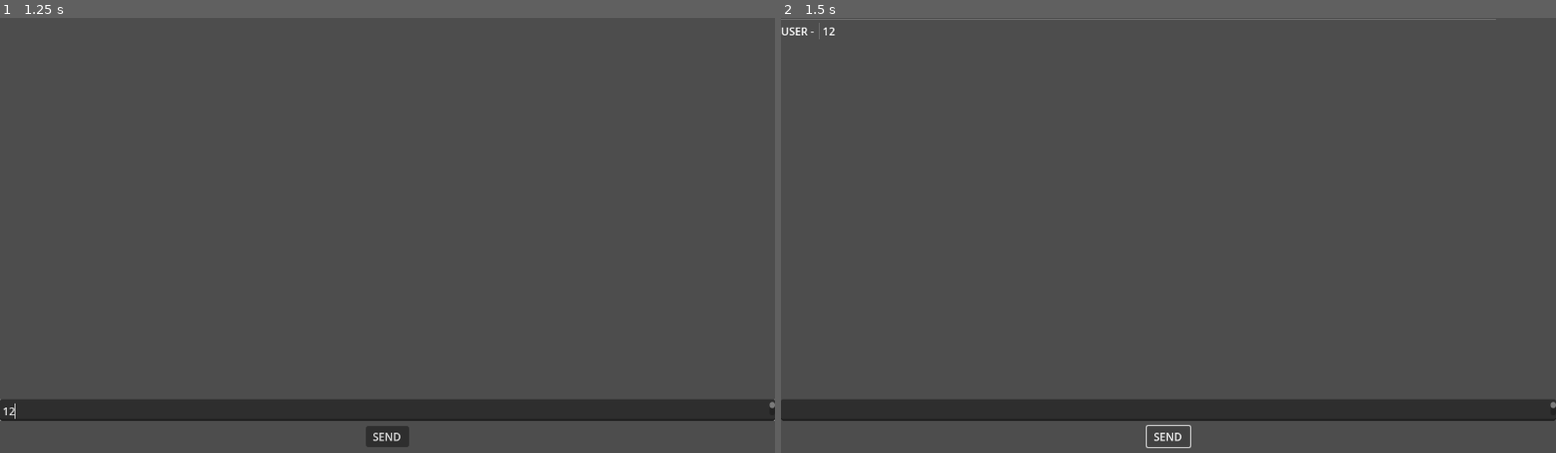
Above: before the commit, frames 1-2 (left to right).
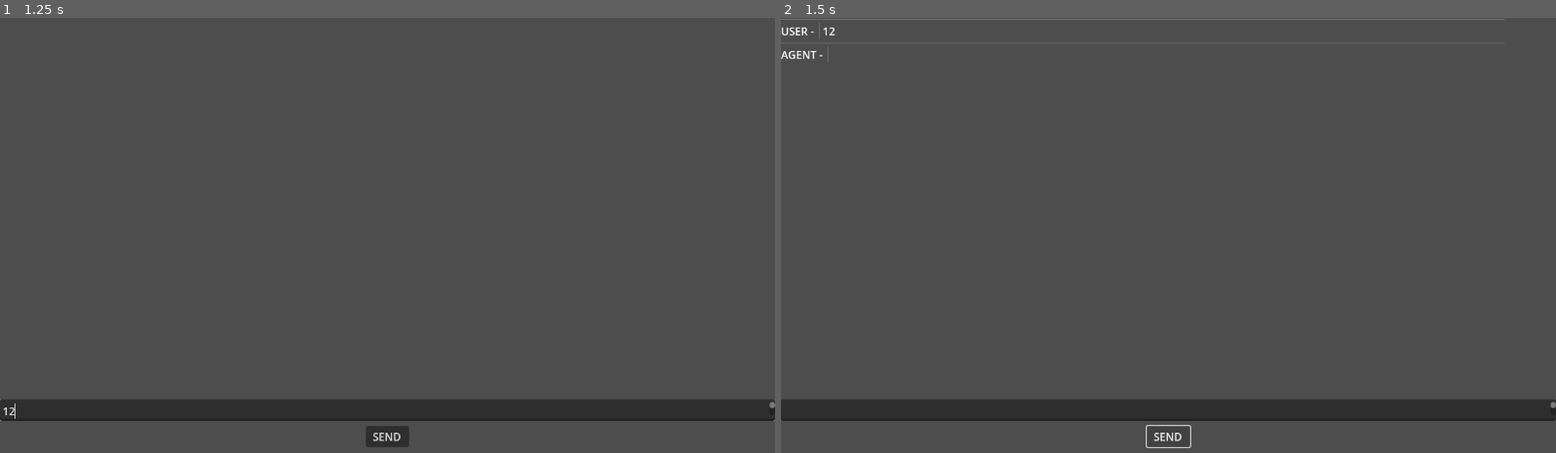
Above: after the commit, the same moments.

Repository: Wizzerrd/GodotAgent
Game: Godot game, scene res://main.tscn
The game is run twice, just before and just after one commit, with the same random seed, the same clock (stepped at 60 frames per second) and the same inputs.
Inputs (mouse positions are in pixels of both pictures, inside the frame that each line leads up to):
- Up to frame 1 (1.25 s): click (387, 409) at 0.52 s; type "12" at 0.6 s
- Up to frame 2 (1.5 s): click "SEND" at 1.25 s

Frame 1 is identical in both runs. In frame 2, less than 0.1% of the frame differs, in the area x 0-94%, y 0-11%.
Error before the commit: Invalid access to property or key 'process_id' on a base object of type 'Nil'. (res://eidolon/EidolonHandler.gd:43)
Error after the commit: Invalid access to property or key 'process_id' on a base object of type 'Nil'. (res://eidolon/EidolonHandler.gd:49)

Commit message:
render single response

Diff:
--- a/engine/eidolon/EidolonHandler.gd
+++ b/engine/eidolon/EidolonHandler.gd
@@ -7,7 +7,8 @@
 
 signal get_process_id(process_id: String)
 signal get_message(message: String)
-
+signal new_message
+signal finish_message
 
 func _ready():
 	var post_req = HTTPRequest.new()
@@ -26,6 +27,10 @@
 	$HTTPSSEClient.new_sse_event.connect(on_new_sse_event)
 
 func on_new_sse_event(headers, event, data):
+	match data["category"]:
+		"end": finish_message.emit()
+		"output": get_message.emit(data["content"])
+		"transform": pass
 	print("event id is: " + event)
 	print(data)
 
@@ -35,6 +40,7 @@
 	var method = HTTPClient.METHOD_POST
 	var body = JSON.stringify(message)
 	$HTTPSSEClient.set_outgoing_request(method, url, headers, body)
+	new_message.emit()
 
 func _set_process_id(result, response_code, headers, body):
 	var json = JSON.new()
@@ -49,12 +55,3 @@
 	$HTTPSSEClient.process_id = process_id
 	$HTTPSSEClient.connected.connect(on_sse_connected)
 	$HTTPSSEClient.connect_to_host("localhost", sub_url, 8080, true, false)
-
-
-func _render_response(result, response_code, headers, body):
-	var json = JSON.new()
-	json.parse(body.get_string_from_utf8())
-	var response = json.get_data()
-	if response is Dictionary:
-		var message = response.data
-		get_message.emit(message)
--- a/engine/main.gd
+++ b/engine/main.gd
@@ -8,5 +8,10 @@
 	$EidolonHandler.post_message(message)
 
 func _on_eidolon_handler_get_message(message):
-	$UI.add_message("AGENT", message)
+	$UI.update_last_message(message)
+
+func _on_eidolon_handler_new_message():
+	$UI.add_message("AGENT")
+
+func _on_eidolon_handler_finish_message():
 	$UI.waiting = false
--- a/engine/main.tscn
+++ b/engine/main.tscn
@@ -11,6 +11,8 @@
 
 [node name="UI" parent="." instance=ExtResource("2_o43mv")]
 
+[connection signal="finish_message" from="EidolonHandler" to="." method="_on_eidolon_handler_finish_message"]
 [connection signal="get_message" from="EidolonHandler" to="." method="_on_eidolon_handler_get_message"]
 [connection signal="get_process_id" from="EidolonHandler" to="." method="_on_eidolon_handler_get_process_id"]
+[connection signal="new_message" from="EidolonHandler" to="." method="_on_eidolon_handler_new_message"]
 [connection signal="send_message" from="UI" to="." method="_on_ui_send_message"]
--- a/engine/ui/UI.gd
+++ b/engine/ui/UI.gd
@@ -3,10 +3,11 @@
 @export var message_container_scene: PackedScene
 
 var waiting = false
+var last_message = null
 
 signal send_message(message)
 
-func add_message(sender, text):
+func add_message(sender, text=""):
 	var container = message_container_scene.instantiate()
 	var name = Label.new()
 	var message = Label.new()
@@ -19,6 +20,11 @@
 	container.add_child(message)
 	$ScrollContainer/VBoxContainer.add_child(HSeparator.new())
 	$ScrollContainer/VBoxContainer.add_child(container)
+	last_message = message
+
+func update_last_message(text="", replace=false):
+	if replace: last_message.text=text
+	else: last_message.text += text
 
 func validate_message(message):
 	if not (
